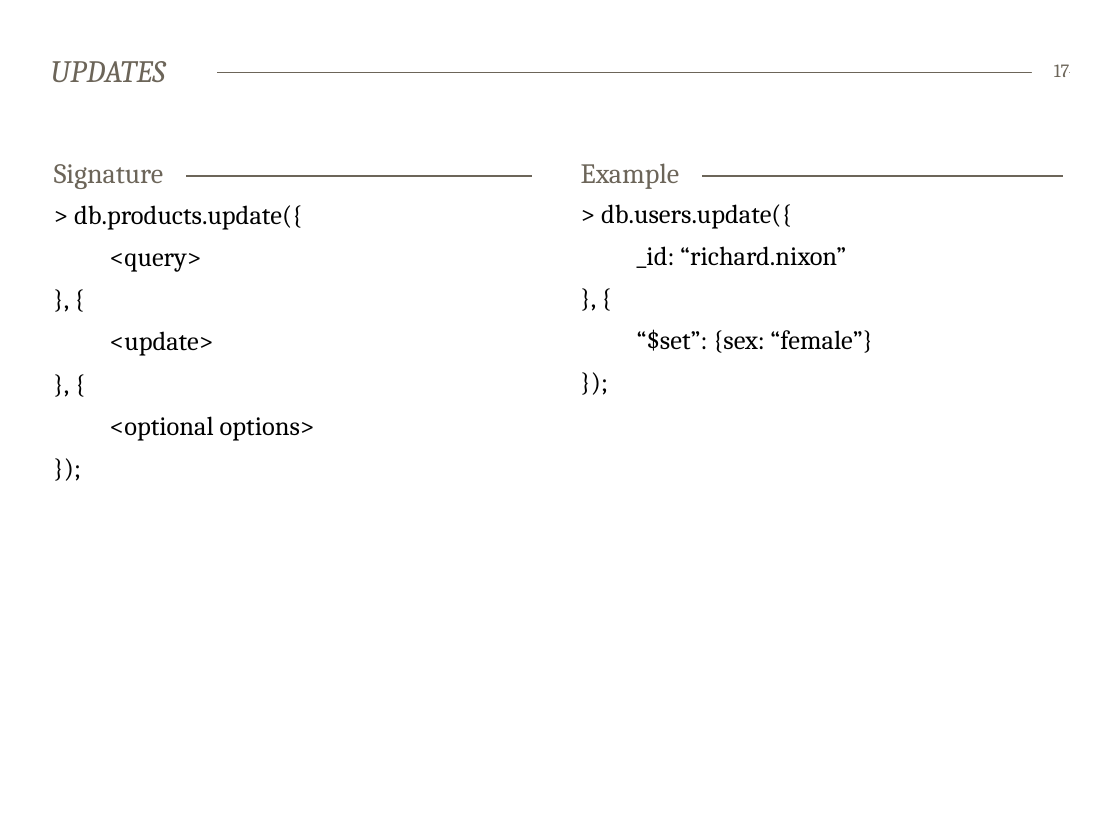
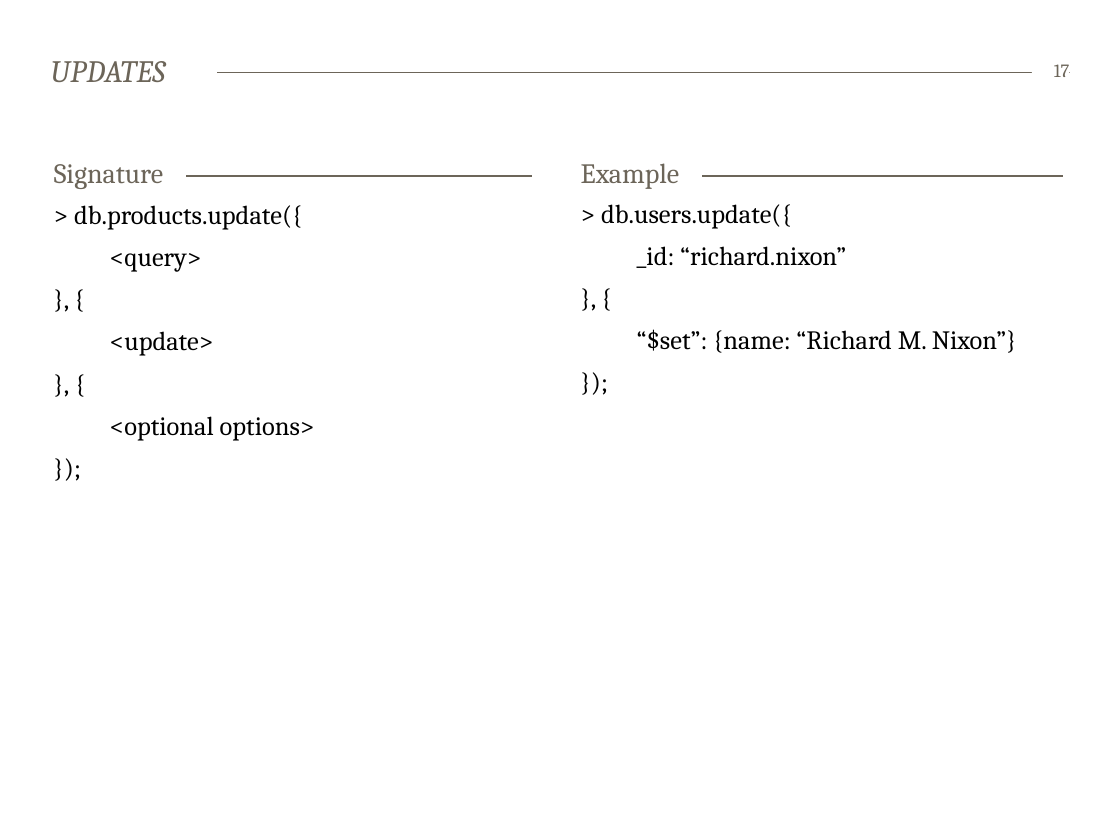
Before and after one commit to bekkopen/databasekurs, a slide deck: slide 17 of mongodb/mongodb-slides.pptx. Drawn at 1120x840 pixels with LibreOffice and Linux fonts; fonts in the diff are those of the drawing. Boxes give left, top, right and bottom in pixels: in the first picture for what was removed or moved away, otherwise in the second. Text is boxed around its words. In the diff, an @@ line names an element or a change of style, - is before the commit and + after.

```diff
--- a/mongodb/mongodb-slides.pptx
+++ b/mongodb/mongodb-slides.pptx
@@ text at <box>637,329,1017,353</box>: text changed @@
-“$set”: {sex: “female”}
+“$set”: {name: “Richard M. Nixon”}
```
Also in this commit, not shown: 3 other slides changed, 6 slides added, 4 slides removed.
